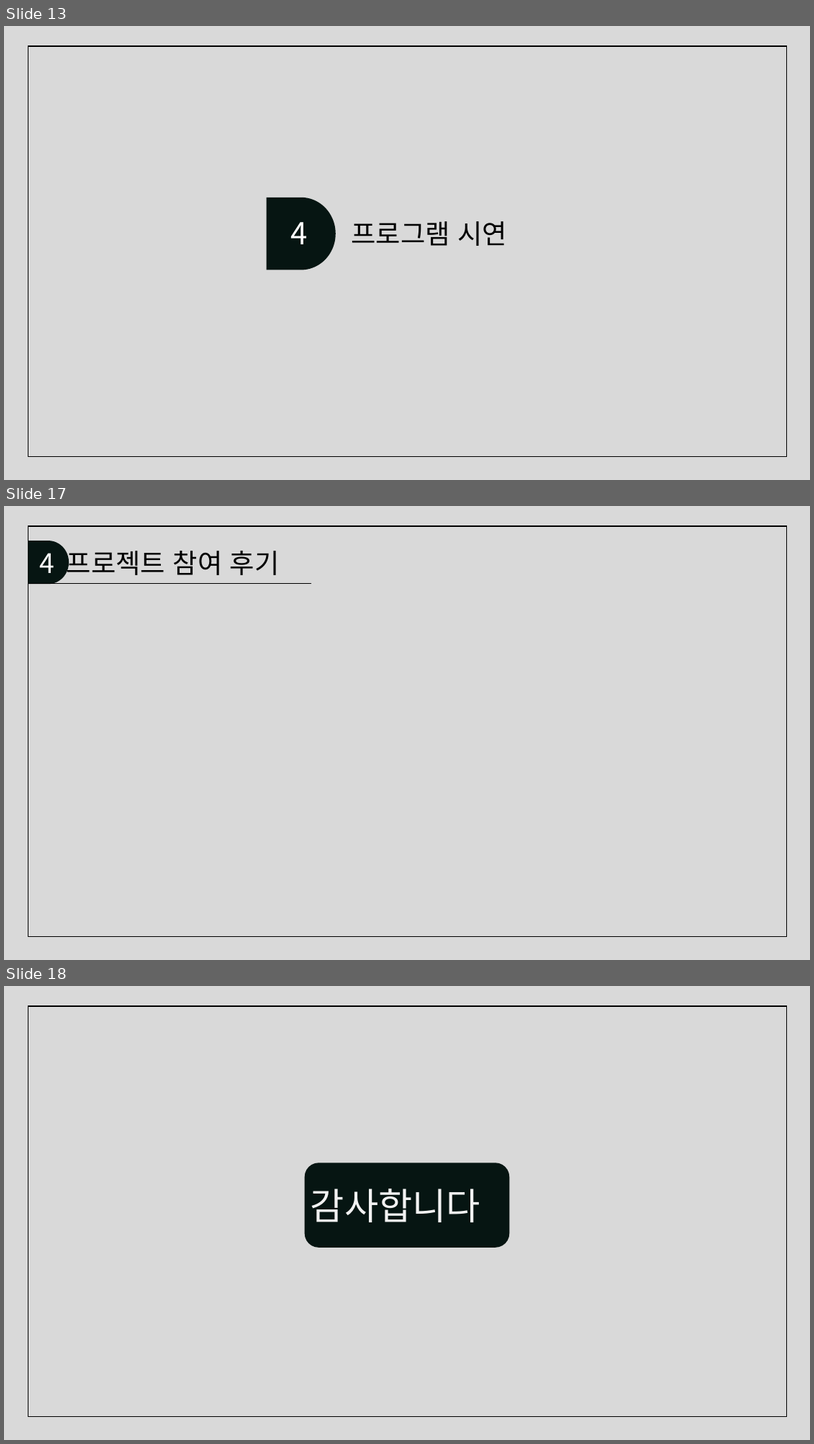
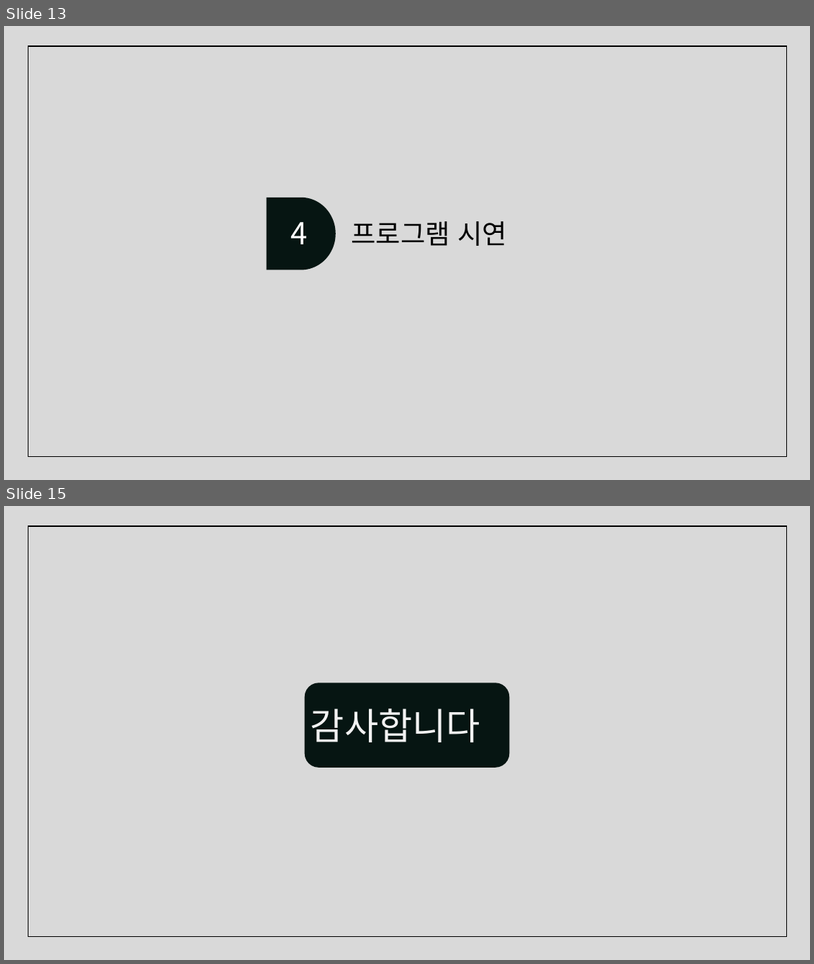
Before and after one commit to juhyeonjong2/KeyBoard, a slide deck: Documents/5. 발표/세상모든키보드.pptx. Shown one above the other, each under a label of ours: slides 13, 17 and 18 before the commit, slides 13 and 15 after it; the slides between them are not shown. The pictures are 814x1444 and 814x964 pixels, drawn with LibreOffice and Linux fonts; fonts in the diff are those of the drawing. Boxes give left, top, right and bottom in pixels: in the first picture for what was removed or moved away, otherwise in the second. Text is boxed around its words. In the diff, an @@ line names an element or a change of style, - is before the commit and + after.

```diff
--- a/Documents/5. 발표/세상모든키보드.pptx
+++ b/Documents/5. 발표/세상모든키보드.pptx
@@ slide 17 removed at [4, 506, 810, 960], background #D9D9D9 @@
@@ rectangle removed at [28, 526, 787, 936] @@
@@ flow chart delay removed at [28, 541, 70, 584] @@
@@ text removed at [39, 551, 280, 575] @@
-4 프로젝트 참여 후기
@@ line removed from (28, 584) to (311, 584) @@
@@ what was slide 18 is now slide 15 @@
```
Also in this commit, not shown: 8 slides changed, 1 slide added, 5 other slides removed.
